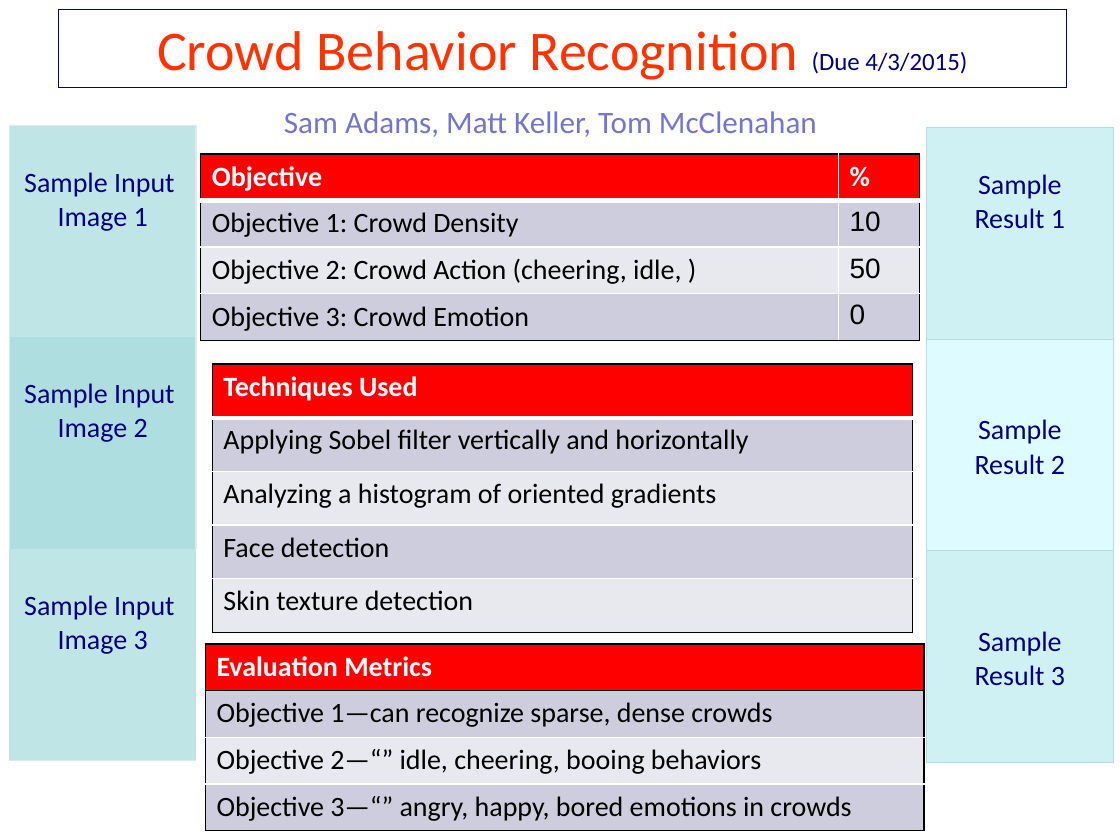
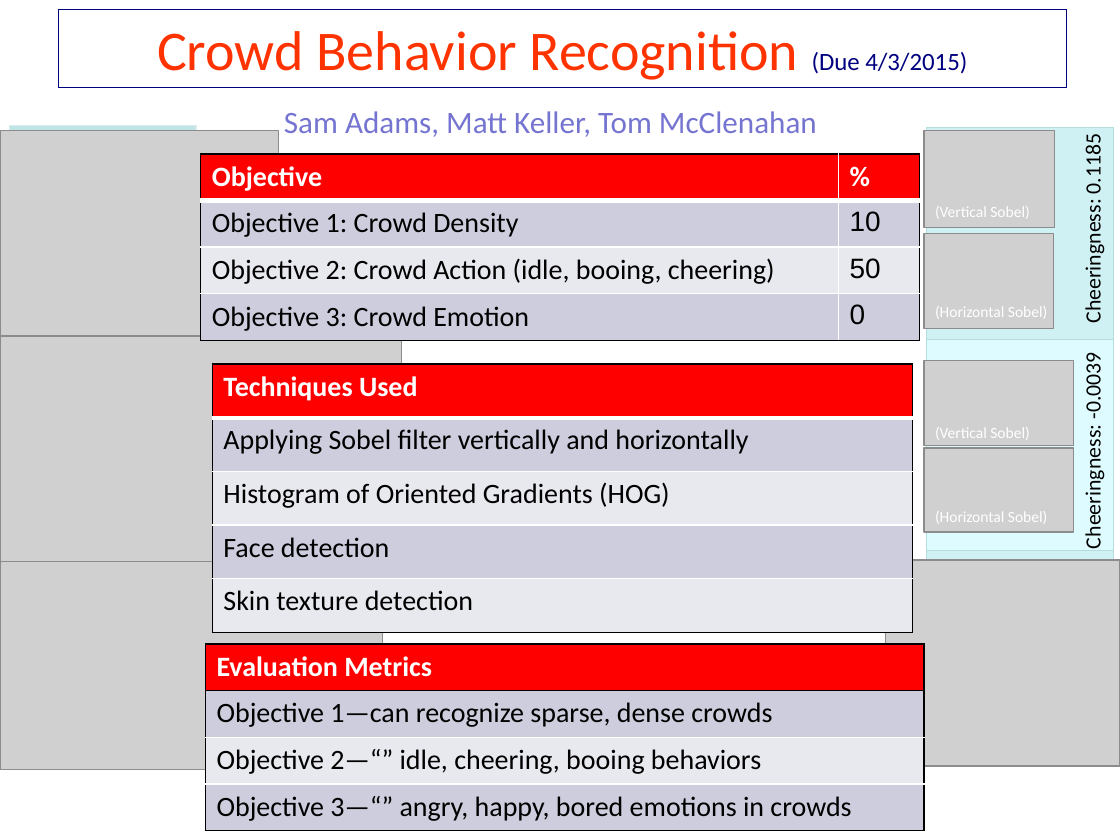
Before and after one commit to seascallion/CrowdBehaviorRecognition, a slide deck: slide 1 of docs/Progress Report Presentation.pptx. Drawn at 1120x840 pixels with LibreOffice and Linux fonts; fonts in the diff are those of the drawing; grey boxes stand for pictures. Boxes give left, top, right and bottom in pixels: in the first picture for what was removed or moved away, otherwise in the second. Text is boxed around its words. In the diff, an @@ line names an element or a change of style, - is before the commit and + after.

Commit message:
updated progress report

```diff
--- a/docs/Progress Report Presentation.pptx
+++ b/docs/Progress Report Presentation.pptx
@@ picture added at bbox=[0, 131, 279, 339] @@
@@ picture added at bbox=[924, 131, 1055, 228] @@
@@ table at bbox=[926, 128, 1113, 763] @@
-row 1, column 1: Sample / Result 1
+row 1, column 1: 
@@ text added at bbox=[1080, 139, 1107, 319], 14 pt, text #000000 @@
+Cheeringness: 0.1185
@@ table at bbox=[200, 153, 918, 340] @@
-row 3, column 1: Objective 2: Crowd Action (cheering, idle, )
+row 3, column 1: Objective 2: Crowd Action (idle, booing, cheering)
@@ text added at bbox=[935, 206, 1029, 217], 10 pt, text #FFFFFF @@
+(Vertical Sobel)
@@ picture added at bbox=[924, 233, 1053, 328] @@
@@ text added at bbox=[935, 307, 1047, 318], 10 pt, text #FFFFFF @@
+(Horizontal Sobel)
@@ picture added at bbox=[0, 336, 401, 562] @@
@@ text added at bbox=[1080, 358, 1107, 545], 14 pt, text #000000 @@
+Cheeringness: -0.0039
@@ table at bbox=[212, 364, 912, 633] @@
-row 3, column 1: Analyzing a histogram of oriented gradients
+row 3, column 1: Histogram of Oriented Gradients (HOG)
@@ picture added at bbox=[924, 361, 1073, 446] @@
@@ picture added at bbox=[924, 448, 1073, 532] @@
@@ text added at bbox=[935, 427, 1029, 438], 10 pt, text #FFFFFF @@
+(Vertical Sobel)
@@ text added at bbox=[935, 512, 1047, 523], 10 pt, text #FFFFFF @@
+(Horizontal Sobel)
@@ picture added at bbox=[0, 541, 383, 769] @@
@@ picture added at bbox=[886, 560, 1120, 766] @@
```
